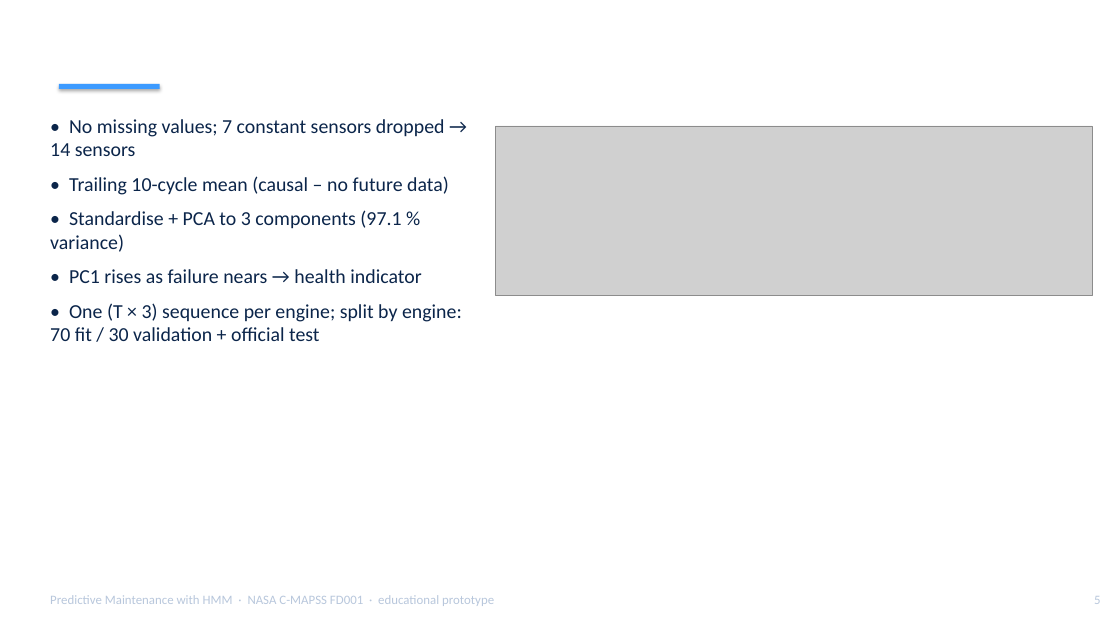
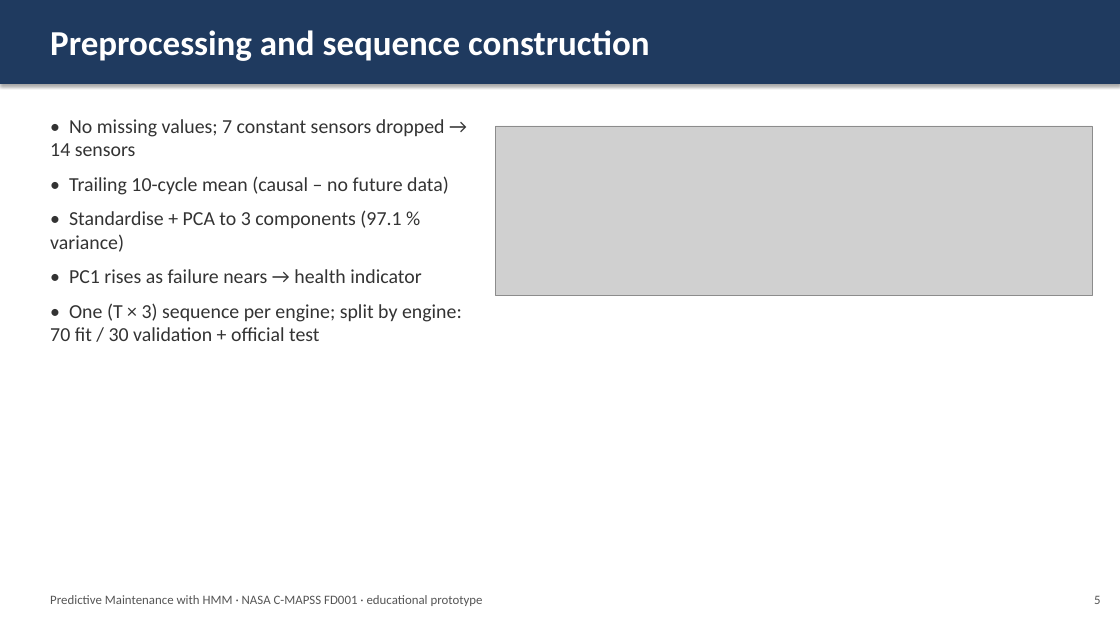
Before and after one commit to Ishita09-prog/predictive-maintenance-hmm, a slide deck: slide 5 of reports/Presentation.pptx. Drawn at 1120x630 pixels with LibreOffice and Linux fonts; fonts in the diff are those of the drawing; grey boxes stand for pictures; background and template pictures are left out. Boxes give left, top, right and bottom in pixels: in the first picture for what was removed or moved away, otherwise in the second. Text is boxed around its words. In the diff, an @@ line names an element or a change of style, - is before the commit and + after.

```diff
--- a/reports/Presentation.pptx
+++ b/reports/Presentation.pptx
@@ rectangle added at (0, 0, 1120, 84), fill #1F3A5F @@
@@ text "Preprocessing and sequence construction" rewrapped from (50, 25, 1059, 84) to (50, 30, 649, 61) @@
@@ rectangle removed at (59, 84, 160, 89) @@
@@ rounded rectangle removed at (25, 97, 504, 483) @@
@@ text "• No missing values; 7 ..." at (50, 119, 462, 341): text colour #0B254A to #333333 @@
@@ text "Predictive Maintenance with HMM · ..." at (50, 595, 483, 606): text colour #B8C7DC to #555555 @@
@@ text "5" at (1094, 596, 1100, 604): text colour #B8C7DC to #555555 @@
```
Also in this commit, not shown: 13 other slides changed.
